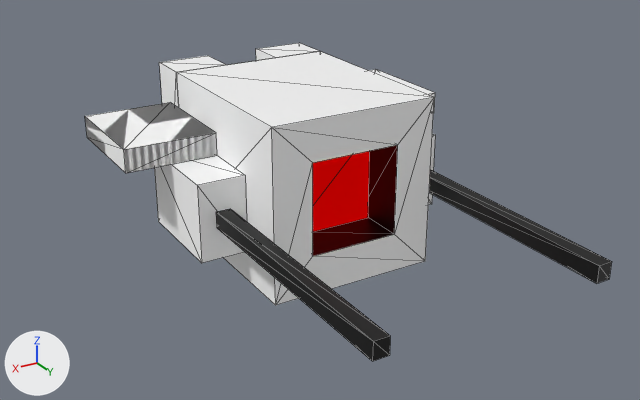
The glTF model img/机甲头.glb: old version first, new version second.
Both versions are drawn from a 50 mm lens placed at (4.86, 8.56, 3.78), pointed at (0.15, 0.71, -0.15). Arrows for +X, +Y and +Z are at lower left; the lights stay in place. The picture after the commit comes second. Mesh edges are drawn as thin lines. Where no turn or scale is listed for an object, it has been applied to the vertices. Vertices at exactly the same position are counted once.

In view in the first picture: '立方体', '立方体.001', '立方体.002', '立方体.004', '立方体.006', '立方体.007', '立方体.008', '立方体.009', '立方体.022', '立方体.025'.
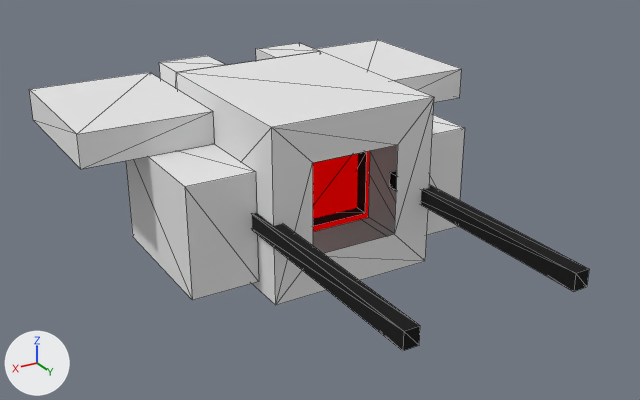
The newer file is also rescaled (x0.7) as a whole; pictures and numbers use the older file's frame.

What differs and where, as boxes (x1, y1, x2, y2) in the pictures (640 x 400 px):
'立方体.002', recoloured, surface changed, reshaped (58% wider): before (159, 43, 434, 305); after (29, 40, 464, 305)
'立方体.001', recoloured, surface changed, reshaped, moved, turned, rescaled (mostly hidden before): before (428, 134, 435, 205); after (252, 152, 589, 351)
'立方体', deleted: before (154, 156, 247, 263)
'立方体.006', deleted (black): before (216, 209, 390, 361)
'立方体.007', deleted (black): before (429, 169, 612, 283)
'立方体.008', deleted: before (313, 145, 398, 256)
'立方体.009', deleted: before (313, 151, 370, 231)
'立方体.022', deleted: before (88, 103, 216, 173)
'立方体.004', deleted: before (85, 102, 217, 173)
'立方体.003', recoloured, surface changed, reshaped (not visible before): after (313, 151, 370, 231)
'立方体.025', deleted: before (368, 69, 435, 113)
part 3 of me_立方体_002, added: after (126, 144, 259, 300)
part 4 of me_立方体_002, added: after (368, 115, 464, 235)
part 5 of me_立方体_002, added: after (29, 72, 215, 169)
part 6 of me_立方体_002, added: after (315, 40, 462, 102)
part 7 of me_立方体_002, deleted: before (176, 51, 433, 305)

Patch to the scene script:
```diff
--- a/img/机甲头.glb.py
+++ b/img/机甲头.glb.py
@@ mat_材质_003 @@
 mat_材质_003 = principled_material('材质.003')
-mat_材质_003.base_color = (1.0, 1.0, 1.0)  # white #ffffff
-mat_材质_003.metallic = 1.0
+mat_材质_003.base_color = (0.8, 0.8, 0.8)  # white #e7e7e7
 mat_材质_003.roughness = 1.0
@@ me_立方体_002 @@
-me_立方体_002.from_pydata(...)  # 44 vertices, 66 faces; spans x -1.0..1.0, y -2.01..0.94, z -1.0..1.0
+me_立方体_002.from_pydata(...)  # 61 vertices, 98 faces; spans x -2.54..2.54, y -2.37..0.94, z -1.0..1.0
+# me_立方体_002 part 3: a new loose piece, a box spanning x 1.0..1.79, y -1.24..0.56, z -0.89..0.4, in mat_材质_003 (white #e7e7e7)
+# me_立方体_002 part 4: a new loose piece, a box spanning x -1.79..-0.99, y -1.24..0.56, z -0.89..0.4, in mat_材质_003 (white #e7e7e7)
+# me_立方体_002 part 5: a new loose piece, a box spanning x 1.0..2.54, y -2.37..-0.44, z 0.4..0.79, in mat_材质_003 (white #e7e7e7)
+# me_立方体_002 part 6: a new loose piece, a box spanning x -2.54..-1.0, y -2.37..-0.44, z 0.4..0.79, in mat_材质_003 (white #e7e7e7)
+# me_立方体_002 part 7: 3 vertices removed from x -1.0..1.0, y -1.46, z -1.0..1.0
+# other edits to the shape of me_立方体_002 do not show in these pictures
 me_立方体_002.materials.append(mat_材质_003)
@@ me_立方体_004 @@
 # used by ob_立方体_001; location = (-1.273, -0.055, -0.171); rotation_euler = (1.571, 0.0, -1.571), in degrees (90, 0, -90); scale = (-1.0, -1.0, -1.0)
-me_立方体_004.from_pydata(...)  # 8 vertices, 12 faces; spans x -0.632..0.632, y -0.453..0.453, z -0.277..0.277
-me_立方体_004.materials.append(mat_材质_003)  # white #ffffff
+me_立方体_004.from_pydata(...)  # 24 vertices, 32 faces; spans x -0.363..0.386, y -1.119..1.001, z 0.219..3.43
+# me_立方体_004 part 2: the whole mesh is rebuilt
+me_立方体_004.materials.append(mat_材质_002)  # black #000000
@@ me_立方体_011 @@
-me_立方体_011.from_pydata(...)  # 8 vertices, 12 faces; spans x -0.537..0.537, y -0.673..0.673, z -0.136..0.136
-me_立方体_011.materials.append(mat_材质_003)  # white #ffffff
+me_立方体_011.from_pydata(...)  # 4 vertices, 2 faces; spans x -2.072..-1.002, y 1.473, z -0.953..0.117
+# me_立方体_011 part 1: the whole mesh is rebuilt
+me_立方体_011.materials.append(mat_材质_001)  # black #000000, glowing red #bc0000
@@ ob_立方体 @@
-ob_立方体 = bpy.data.objects.new('立方体', me_立方体_003)
@@ ob_立方体_001 @@
 ob_立方体_001 = bpy.data.objects.new('立方体.001', me_立方体_004)
-ob_立方体_001.location = (-1.273, -0.055, -0.171)
-ob_立方体_001.rotation_euler = (1.571, 0.0, -1.571)  # degrees (90, 0, -90)
-ob_立方体_001.scale = (-1.0, -1.0, -1.0)
+ob_立方体_001.location = (-0.059, 0.122, 0.012)
+ob_立方体_001.rotation_euler = (-1.571, 1.571, 0.0)  # degrees (-90, 90, 0)
@@ ob_立方体_006 @@
-ob_立方体_006 = bpy.data.objects.new('立方体.006', me_立方体_008)
@@ ob_立方体_007 @@
-ob_立方体_007 = bpy.data.objects.new('立方体.007', me_立方体_009)
@@ ob_立方体_008 @@
-ob_立方体_008 = bpy.data.objects.new('立方体.008', me_立方体_001)
@@ ob_立方体_009 @@
-ob_立方体_009 = bpy.data.objects.new('立方体.009', me_立方体_010)
@@ ob_立方体_004 @@
-ob_立方体_004 = bpy.data.objects.new('立方体.004', me_立方体_012)
@@ ob_立方体_022 @@
-ob_立方体_022 = bpy.data.objects.new('立方体.022', me_立方体_025)
@@ ob_立方体_025 @@
-ob_立方体_025 = bpy.data.objects.new('立方体.025', me_立方体_028)
```
